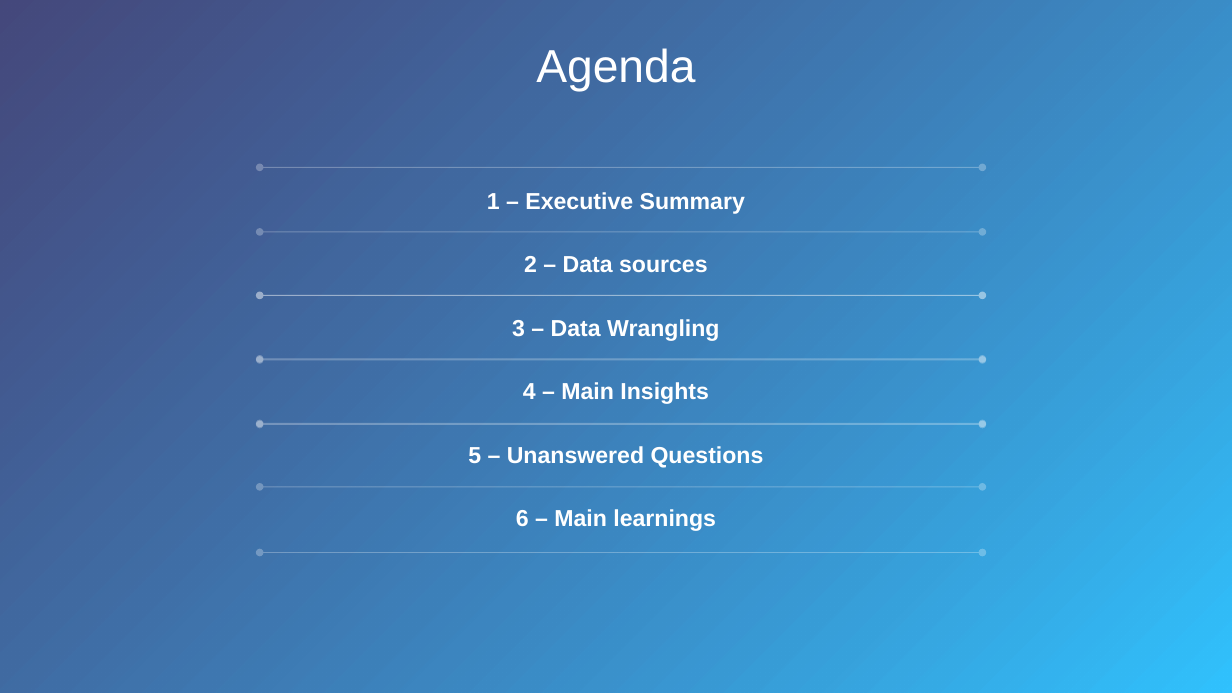
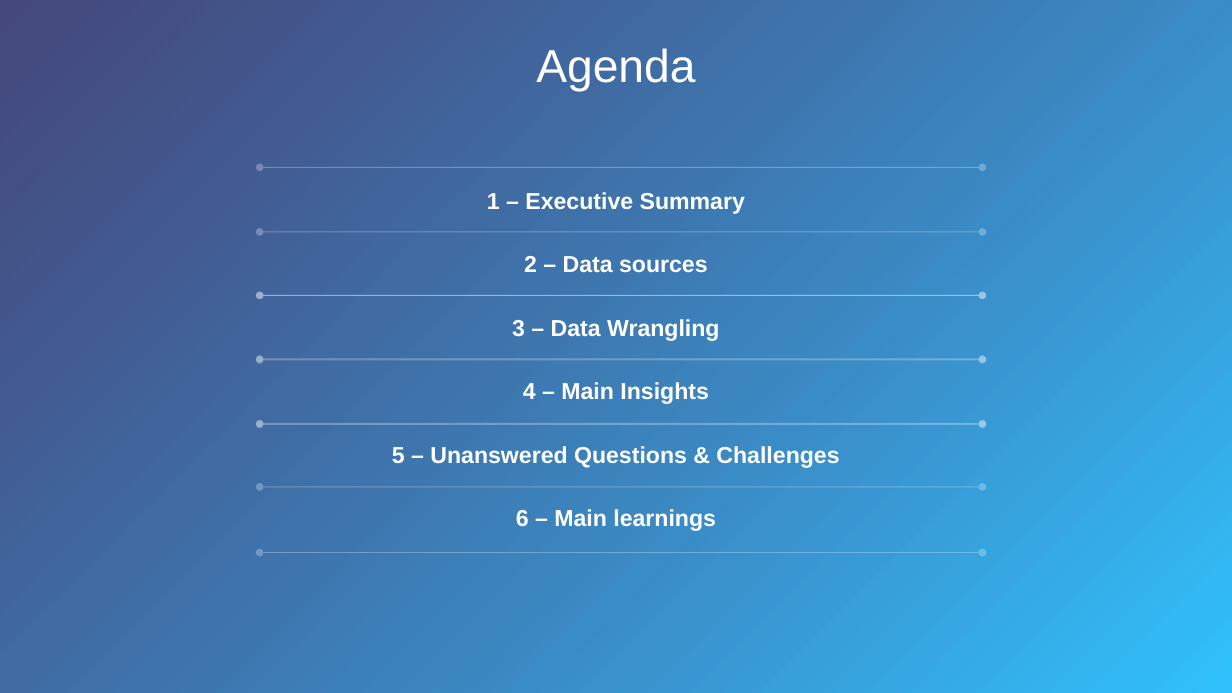
Before and after one commit to fyuji88/Project-Week-2-Barcelona, a slide deck: slide 3 of group7_transportation.pptx. Drawn at 1232x693 pixels with LibreOffice and Linux fonts; fonts in the diff are those of the drawing; background and template pictures are left out; a plain dark background stands for a picture behind light text. Boxes give left, top, right and bottom in pixels: in the first picture for what was removed or moved away, otherwise in the second. Text is boxed around its words. In the diff, an @@ line names an element or a change of style, - is before the commit and + after.

```diff
--- a/group7_transportation.pptx
+++ b/group7_transportation.pptx
@@ text at [392, 446, 839, 468]: text changed @@
-5 – Unanswered Questions
+5 – Unanswered Questions & Challenges
```
Also in this commit, not shown: 6 other slides changed, 3 other files.
